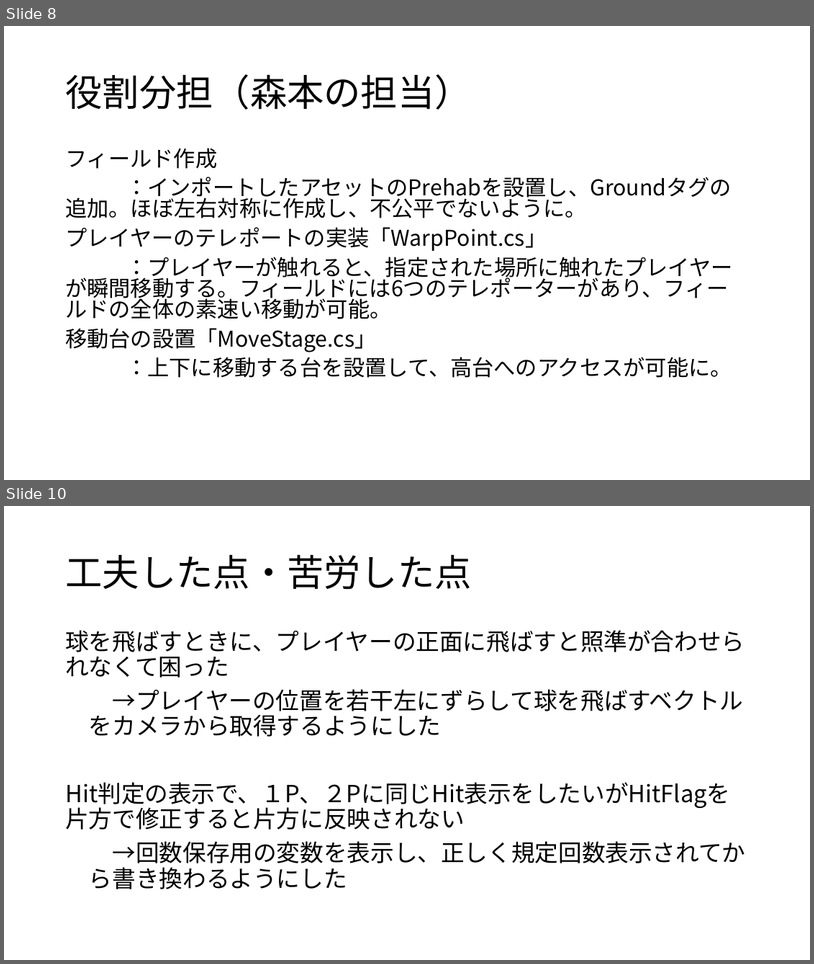
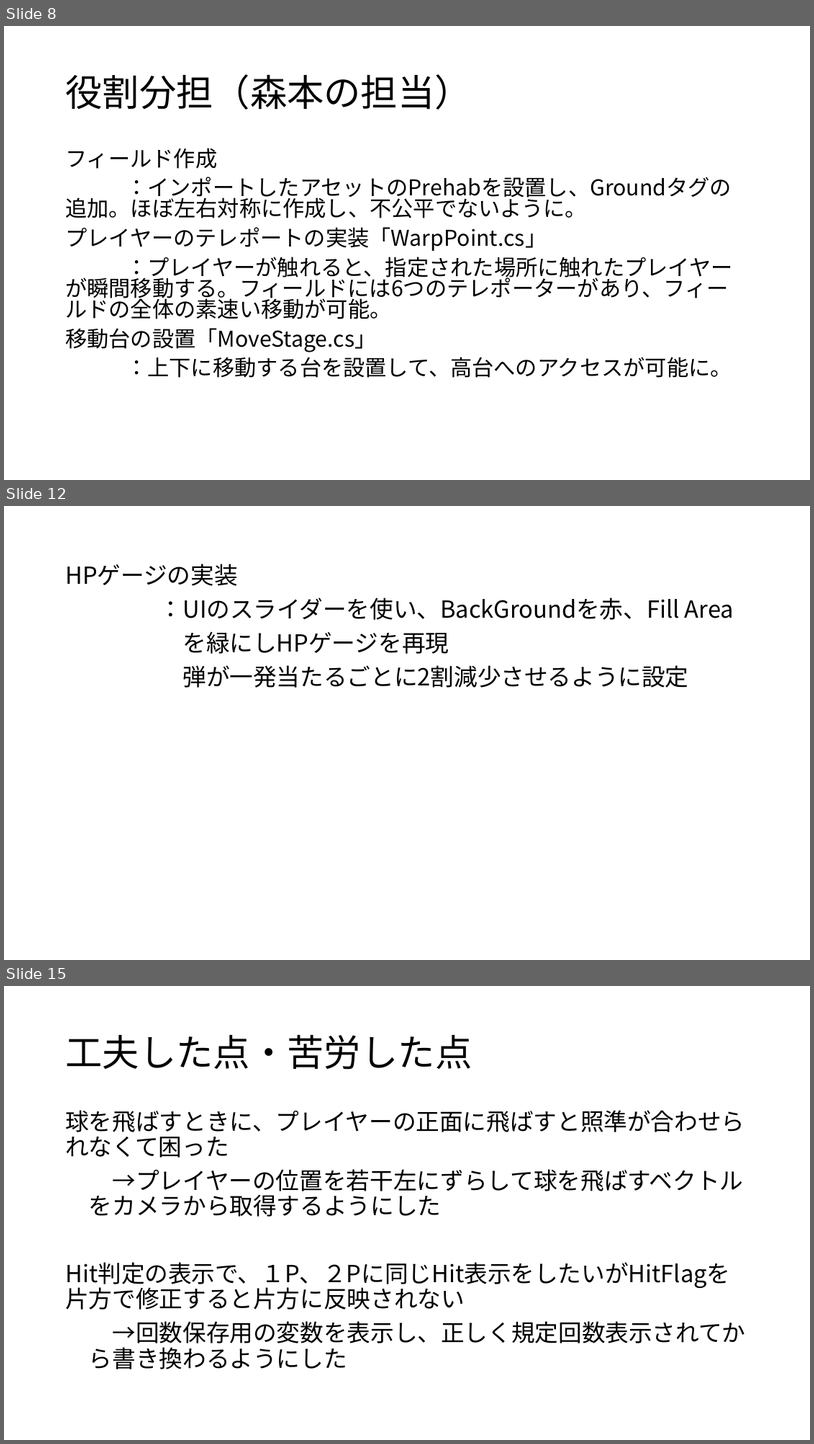
Before and after one commit to CGInteractive2018/CG_Interactive, a slide deck: Unityによるゲーム開発.pptx. Shown one above the other, each under a label of ours: slides 8 and 10 before the commit, slides 8, 12 and 15 after it; the slides between them are not shown. The pictures are 814x964 and 814x1444 pixels, drawn with LibreOffice and Linux fonts; fonts in the diff are those of the drawing. Boxes give left, top, right and bottom in pixels: in the first picture for what was removed or moved away, otherwise in the second. Text is boxed around its words. In the diff, an @@ line names an element or a change of style, - is before the commit and + after.

```diff
--- a/Unityによるゲーム開発.pptx
+++ b/Unityによるゲーム開発.pptx
@@ slide 12 added at <box>4,506,810,960</box>, background #FFFFFF @@
@@ text added at <box>65,564,734,687</box>, 28 pt, text #000000 @@
+HPゲージの実装
+：UIのスライダーを使い、BackGroundを赤、Fill Area
+を緑にしHPゲージを再現
+弾が一発当たるごとに2割減少させるように設定
@@ what was slide 10 is now slide 15 @@
```
Also in this commit, not shown: 3 slides changed, 5 other slides added.
